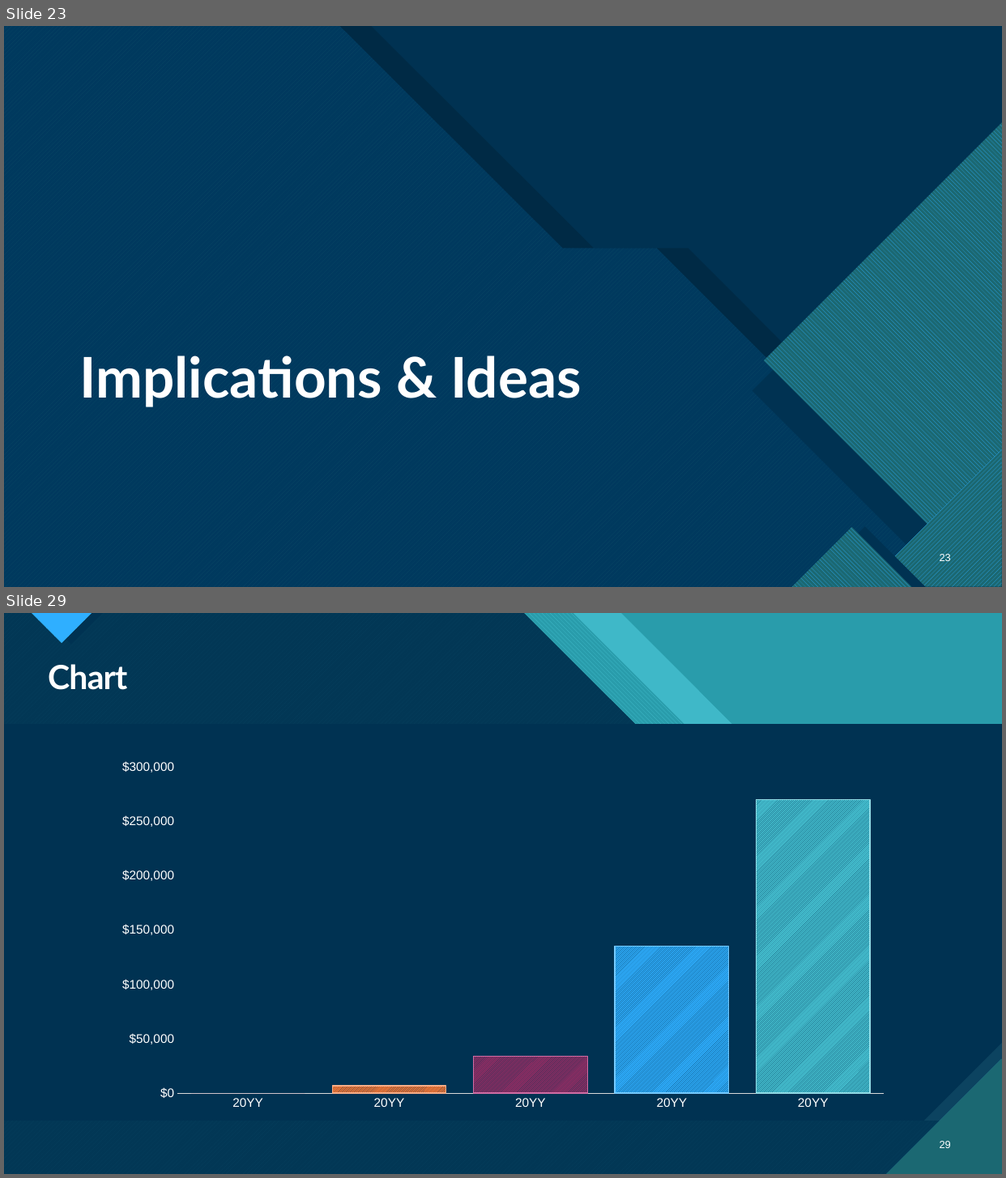
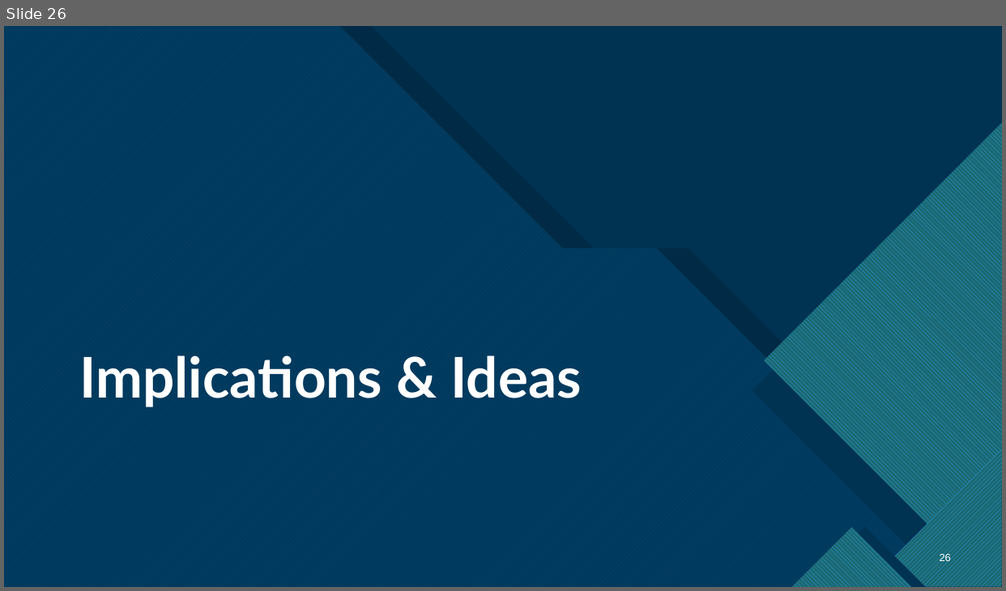
Before and after one commit to HunBurry/hon450-451, a slide deck: docs/Honors Thesis Presentation.pptx. Shown one above the other, each under a label of ours: slides 23 and 29 before the commit, slide 26 after it; the slides between them are not shown. The pictures are 1006x1178 and 1006x591 pixels, drawn with LibreOffice and Linux fonts; fonts in the diff are those of the drawing. Boxes give left, top, right and bottom in pixels: in the first picture for what was removed or moved away, otherwise in the second. Text is boxed around its words. In the diff, an @@ line names an element or a change of style, - is before the commit and + after.

```diff
--- a/docs/Honors Thesis Presentation.pptx
+++ b/docs/Honors Thesis Presentation.pptx
@@ slide 29 removed at <box>4,613,1002,1174</box>, background #47C3D3; not listed: 13 template elements that a slide beside it also shows @@
@@ rectangle removed at <box>4,613,1002,1174</box> @@
@@ rectangle removed at <box>4,613,1002,1174</box> @@
@@ freeform shape removed at <box>4,613,1002,1174</box> @@
@@ freeform shape removed at <box>4,613,1002,1174</box> @@
@@ freeform shape removed at <box>4,613,1002,1174</box> @@
@@ title removed at <box>48,664,127,690</box> @@
-Chart
@@ column chart removed at <box>107,753,900,1117</box> @@
-categories: 20YY, 20YY, 20YY, 20YY, 20YY
-Series 1: 0, 7000, 34000, 135000, 270000
@@ page number removed at <box>940,1141,951,1148</box> @@
-29
@@ what was slide 23 is now slide 26 @@
@@ page number at <box>940,554,951,564</box>: text changed @@
-23
+26
```
Also in this commit, not shown: 3 slides changed, 9 slides added, 10 other slides removed.
